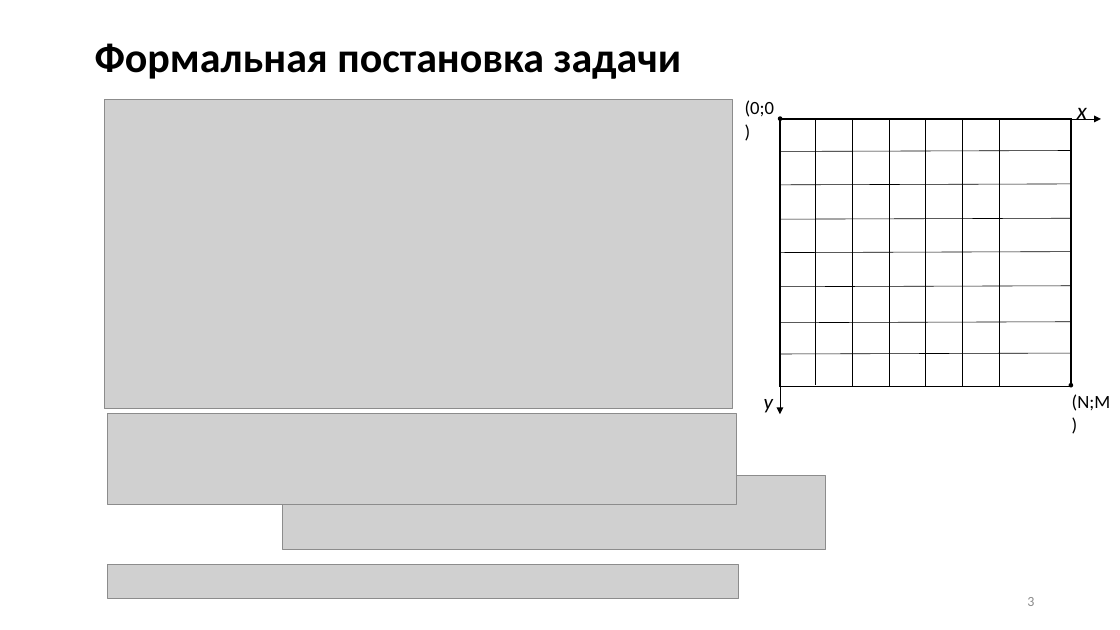
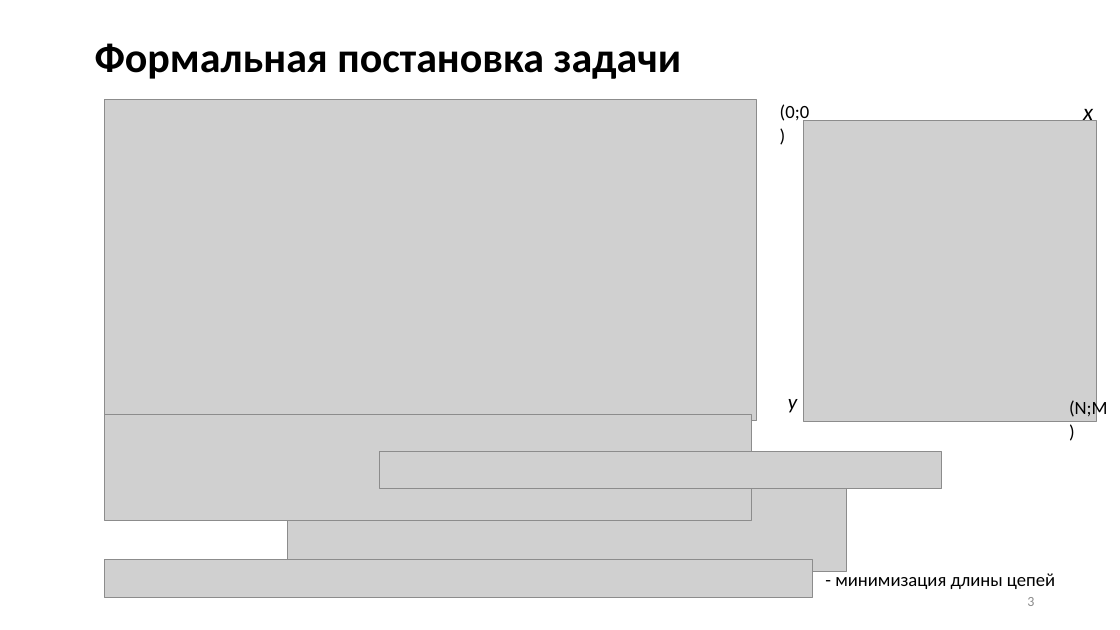
Before and after one commit to SergeyRyzhov/EP, a slide deck: slide 3 of documents/Презентация.pptx. Drawn at 1120x630 pixels with LibreOffice and Linux fonts; fonts in the diff are those of the drawing; grey boxes stand for pictures; background and template pictures are left out. Boxes give left, top, right and bottom in pixels: in the first picture for what was removed or moved away, otherwise in the second. Text is boxed around its words. In the diff, an @@ line names an element or a change of style, - is before the commit and + after.

```diff
--- a/documents/Презентация.pptx
+++ b/documents/Презентация.pptx
@@ picture: place and size @@
-picture at <box>104,99,733,408</box>
+picture at <box>104,99,756,420</box>
@@ text "(0;0)": place and size @@
-text "(0;0)" at <box>745,100,774,117</box>
+text "(0;0)" at <box>780,104,809,124</box>
@@ group removed at <box>779,117,1102,414</box>: 13 lines, 2 arrows, 2 ellipses, 1 rectangle @@
@@ text "x": place and size @@
-text "x" at <box>1077,108,1087,120</box>
+text "x" at <box>1083,109,1093,121</box>
@@ picture added at <box>803,120,1096,421</box> @@
@@ text "y": place and size @@
-text "y" at <box>764,399,773,413</box>
+text "y" at <box>788,399,797,413</box>
@@ picture: place and size @@
-picture at <box>108,413,736,505</box>
+picture at <box>104,414,752,520</box>
@@ text "(N;M)" rewrapped from <box>1072,394,1111,411</box> to <box>1069,399,1108,420</box> @@
@@ picture added at <box>379,452,941,489</box> @@
@@ picture: place and size @@
-picture at <box>282,476,825,550</box>
+picture at <box>287,485,847,571</box>
@@ picture: place and size @@
-picture at <box>108,565,739,599</box>
+picture at <box>104,560,812,597</box>
@@ text added at <box>835,571,1055,589</box>, 16 pt, text #000000 @@
+- минимизация длины цепей
```
Also in this commit, not shown: 7 other slides changed, 6 slides added, 2 slides removed, 1 other file.
